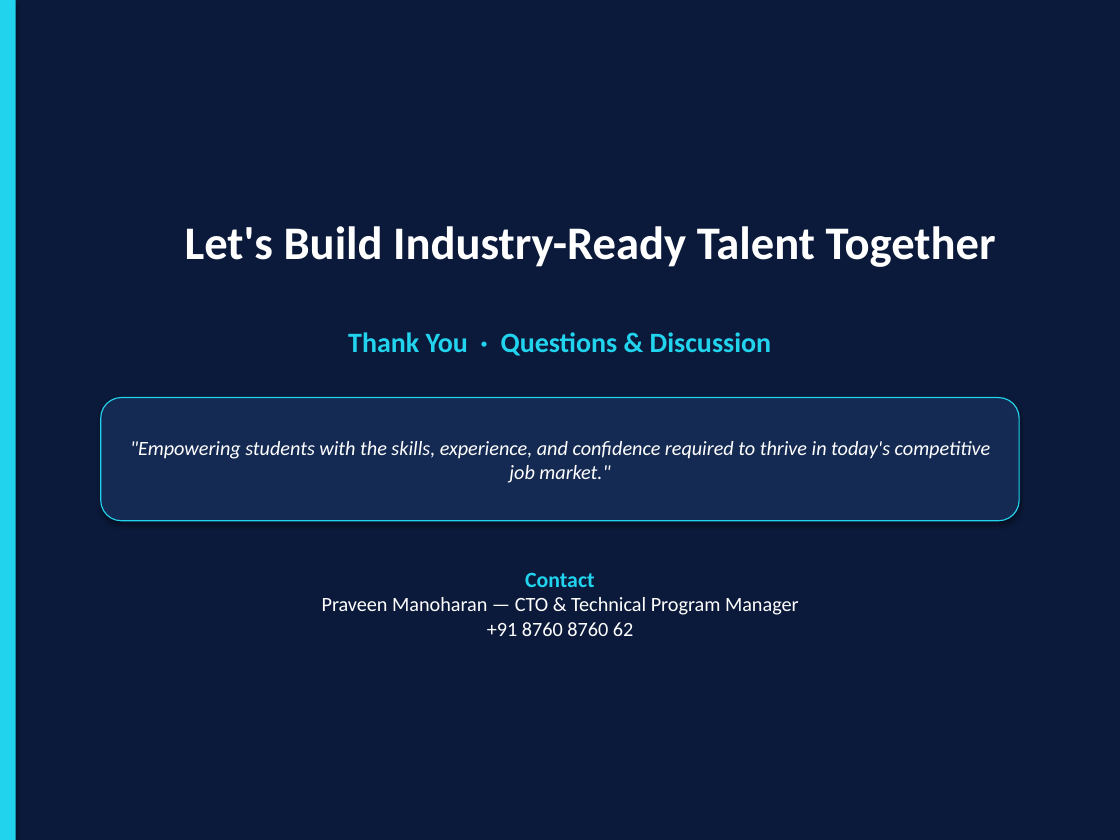
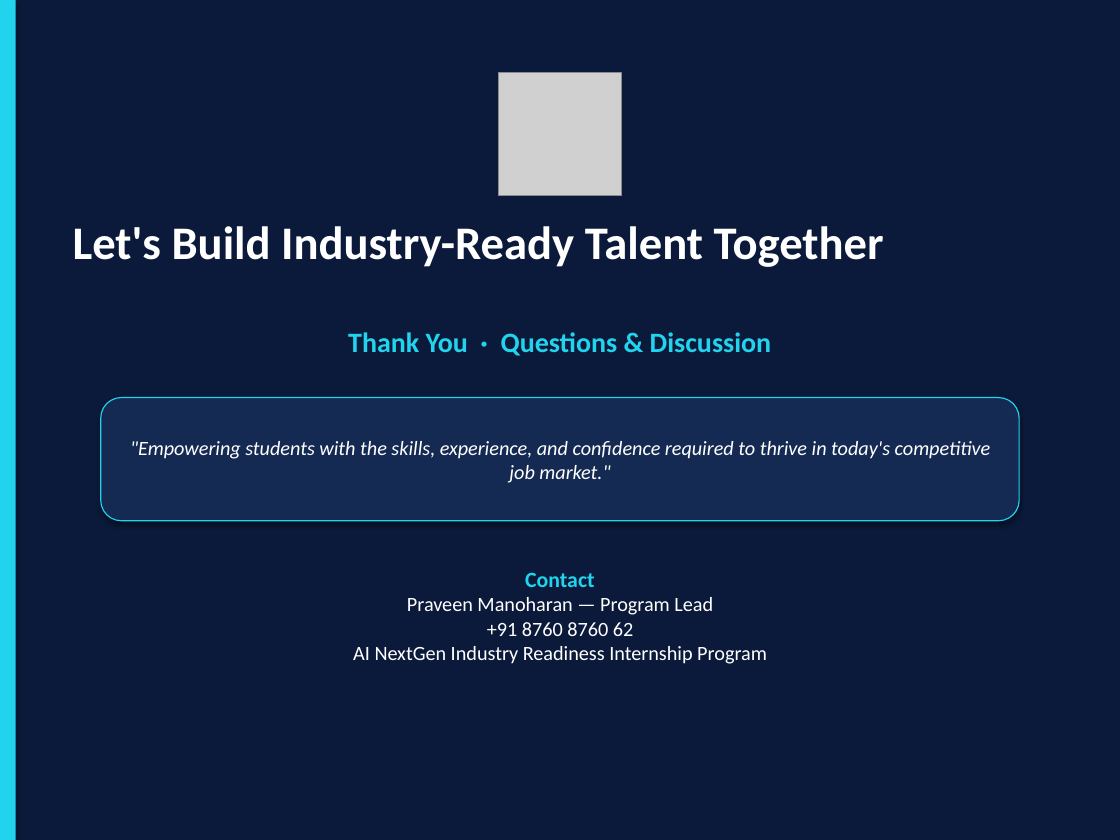
Before and after one commit to MantraaiAdmin/TrainingAccelaratorProgram, a slide deck: slide 8 of docs/AI_NextGen_Industry_Readiness_Pitch.pptx. Drawn at 1120x840 pixels with LibreOffice and Linux fonts; fonts in the diff are those of the drawing; grey boxes stand for pictures. Boxes give left, top, right and bottom in pixels: in the first picture for what was removed or moved away, otherwise in the second. Text is boxed around its words. In the diff, an @@ line names an element or a change of style, - is before the commit and + after.

```diff
--- a/docs/AI_NextGen_Industry_Readiness_Pitch.pptx
+++ b/docs/AI_NextGen_Industry_Readiness_Pitch.pptx
@@ picture added at bbox=[498, 73, 622, 196] @@
@@ text "Let's Build Industry-Ready Talent Together": place and size @@
-text "Let's Build Industry-Ready Talent Together" at bbox=[185, 226, 996, 267]
+text "Let's Build Industry-Ready Talent Together" at bbox=[73, 226, 884, 267]
@@ text "Contact": place and size @@
-text "Contact" at bbox=[322, 572, 799, 636]
+text "Contact" at bbox=[353, 572, 767, 664]
@@ text at bbox=[407, 597, 713, 615]: text changed @@
-Praveen Manoharan — CTO & Technical Program Manager
+Praveen Manoharan — Program Lead
@@ text at bbox=[353, 646, 767, 664]: paragraph added @@
+AI NextGen Industry Readiness Internship Program
```
Also in this commit, not shown: 7 other slides changed, 26 other files.
